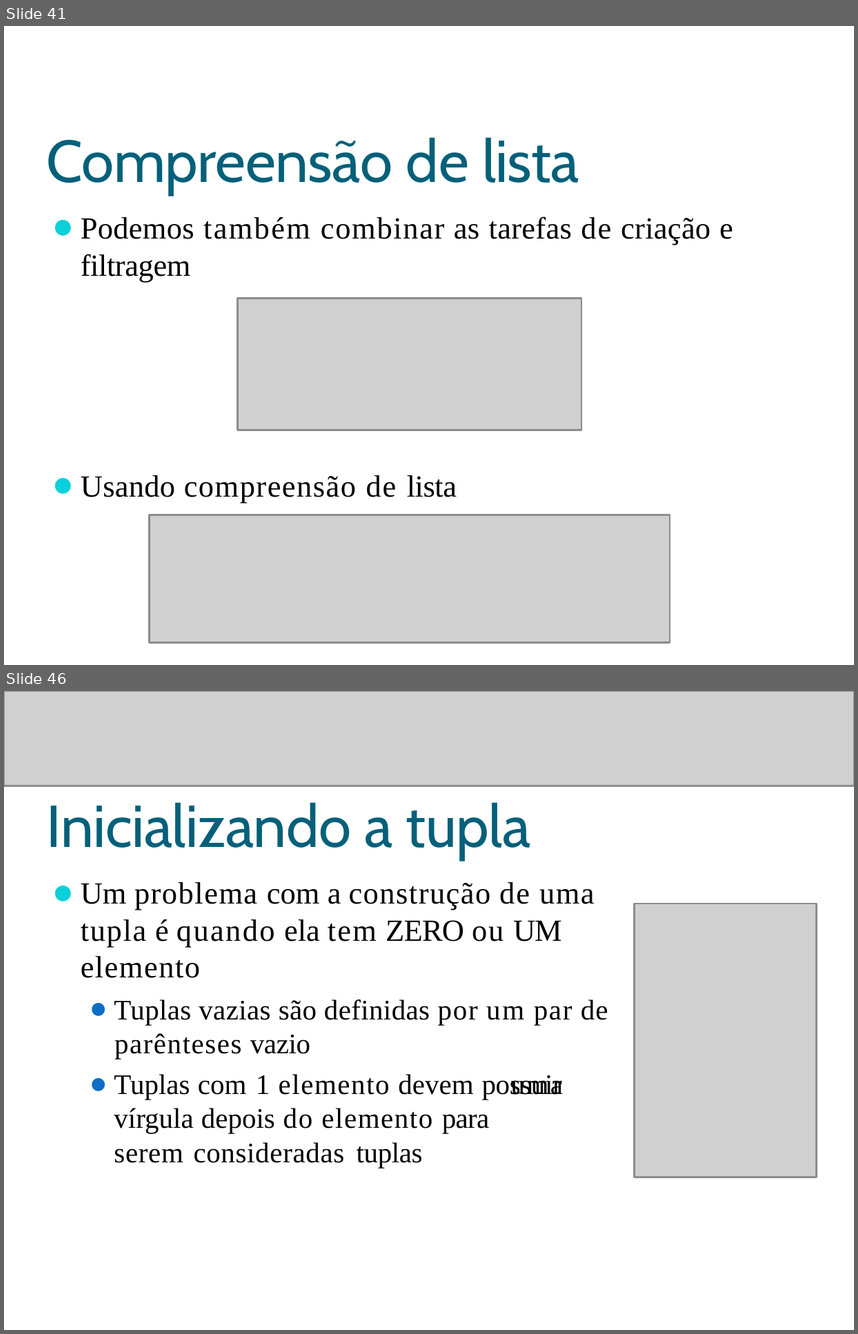
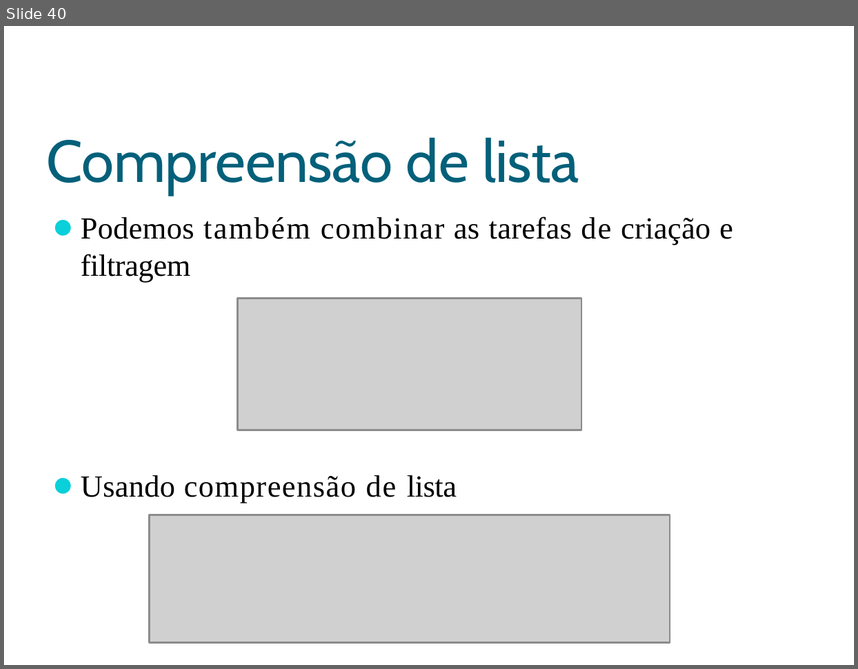
Before and after one commit to eduardocunha11/firstblog, a slide deck: aulas/pc1/AulaPython06-Listas_Tuplas_Dicionarios.pptx. Shown one above the other, each under a label of ours: slides 41 and 46 before the commit, slide 40 after it; the slides between them are not shown. The pictures are 858x1334 and 858x669 pixels, drawn with LibreOffice and Linux fonts; fonts in the diff are those of the drawing; grey boxes stand for pictures; background and template pictures are left out. Boxes give left, top, right and bottom in pixels: in the first picture for what was removed or moved away, otherwise in the second. Text is boxed around its words. In the diff, an @@ line names an element or a change of style, - is before the commit and + after.

```diff
--- a/aulas/pc1/AulaPython06-Listas_Tuplas_Dicionarios.pptx
+++ b/aulas/pc1/AulaPython06-Listas_Tuplas_Dicionarios.pptx
@@ slide 46 removed at box(4, 691, 854, 1330), background picture (left out) @@
@@ picture removed at box(4, 691, 854, 786) @@
@@ title removed at box(47, 802, 531, 860) @@
-Inicializando a tupla
@@ text removed at box(81, 882, 608, 1168) @@
-⚫ Um problema com a construção de uma tupla é quando ela tem ZERO ou UM elemento
-  ⚫ Tuplas vazias são definidas por um par de parênteses vazio
-  ⚫ Tuplas com 1 elemento devem possuir uma vírgula depois do elemento para serem consideradas tuplas
@@ picture removed at box(635, 904, 817, 1177) @@
@@ what was slide 41 is now slide 40 @@
```
Also in this commit, not shown: 1 slide changed, 18 other slides removed.
